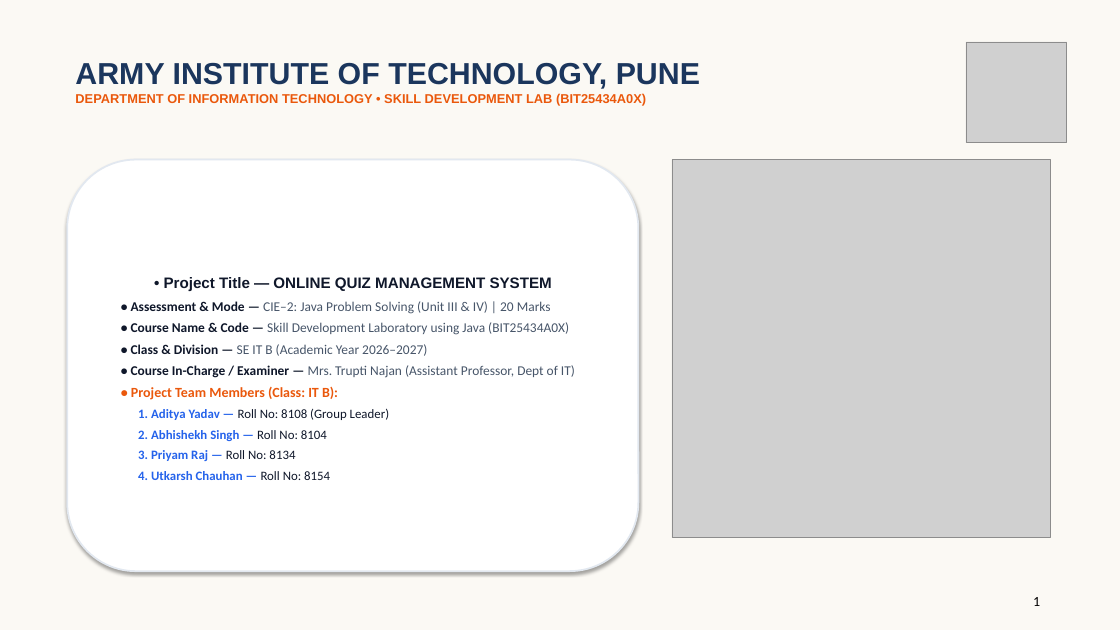
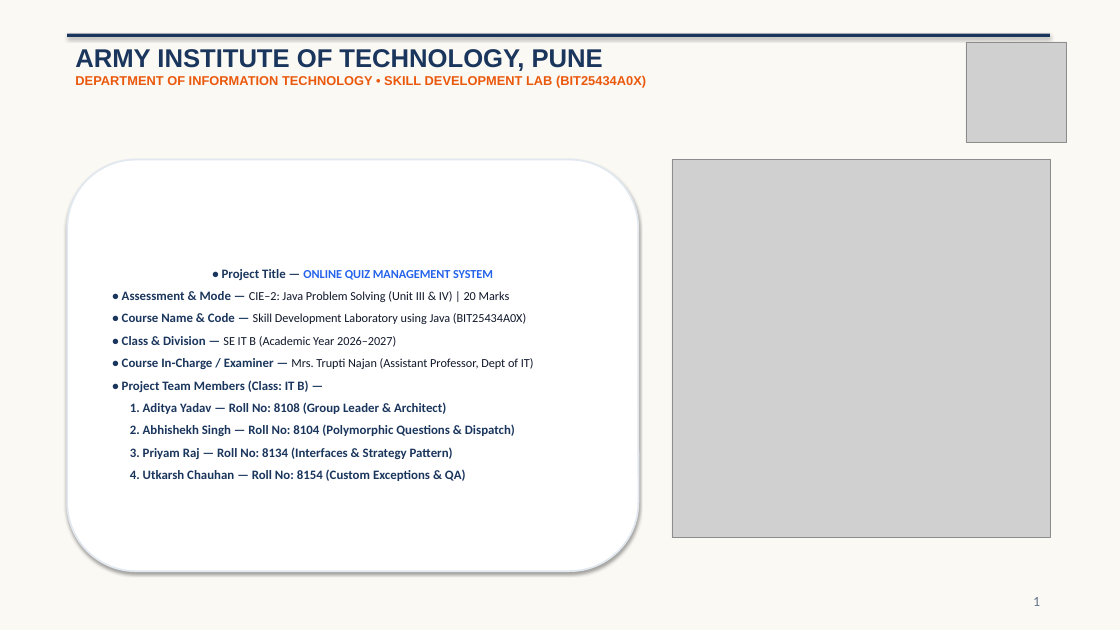
Before and after one commit to abhisheksinghapsb-gif/Online-Quiz-Management-System, a slide deck: slide 1 of Online_Quiz_Management_System_Presentation.pptx. Drawn at 1120x630 pixels with LibreOffice and Linux fonts; fonts in the diff are those of the drawing; grey boxes stand for pictures. Boxes give left, top, right and bottom in pixels: in the first picture for what was removed or moved away, otherwise in the second. Text is boxed around its words. In the diff, an @@ line names an element or a change of style, - is before the commit and + after.

Commit message:
Add official AIT Pune college logo and detailed Unit 3 & 4 topic deep-dive slides for each teammate

```diff
--- a/Online_Quiz_Management_System_Presentation.pptx
+++ b/Online_Quiz_Management_System_Presentation.pptx
@@ text "ARMY INSTITUTE OF TECHNOLOGY, PUNE": place and size @@
-text "ARMY INSTITUTE OF TECHNOLOGY, PUNE" at <box>75,63,700,106</box>
+text "ARMY INSTITUTE OF TECHNOLOGY, PUNE" at <box>75,49,646,88</box>
@@ rectangle added at <box>67,34,1050,37</box>, fill #1B365D @@
@@ text at <box>75,49,603,71</box>: size 26 to 22 pt in "ARMY INSTITUTE OF TECHNOLOGY, PUNE" @@
@@ text in rounded rectangle at <box>122,269,534,369</box>: size 13 to 11 pt in "• Project Title —"; size 13 to 10.5 pt, text colour #0F172A to #2563EB in "ONLINE QUIZ MANAGEMENT SYSTEM"; font Arial to Calibri in "• Project Title — ONLINE QUIZ MANAGEMENT ..."; text colour #0F172A to #1B365D in "• Project Title —", "• Assessment & Mode —", "• Course Name & Code —", "• Class & Division —" and 1 more places; size 11.5 to 11 pt in "• Assessment & Mode —", "• Course Name & Code —", "• Class & Division —", "• Course In-Charge / Examiner —"; size 11.5 to 10.5 pt, text colour #475569 to #0F172A in "CIE–2: Java Problem Solving (Unit III & ...", "Skill Development Laboratory using Java (BIT25434A0X)", "SE IT B (Academic Year 2026–2027)", "Mrs. Trupti Najan (Assistant Professor, Dept of ..."; more space between paragraphs @@
@@ text in rounded rectangle at <box>122,380,515,481</box>: text changed; size 11 to 10.5 pt; text colour #2563EB to #0F172A; bold off @@
-• Project Team Members (Class: IT B):
-1. Aditya Yadav — Roll No: 8108 (Group Leader)
-2. Abhishekh Singh — Roll No: 8104
-3. Priyam Raj — Roll No: 8134
-4. Utkarsh Chauhan — Roll No: 8154
+• Project Team Members (Class: IT B) —
+1. Aditya Yadav — Roll No: 8108 (Group Leader & Architect)
+2. Abhishekh Singh — Roll No: 8104 (Polymorphic Questions & Dispatch)
+3. Priyam Raj — Roll No: 8134 (Interfaces & Strategy Pattern)
+4. Utkarsh Chauhan — Roll No: 8154 (Custom Exceptions & QA)
@@ text "1" at <box>1033,597,1040,606</box>: text colour #000000 to #64748B @@
```
Also in this commit, not shown: 11 other slides changed, 4 slides added, 5 other files.
